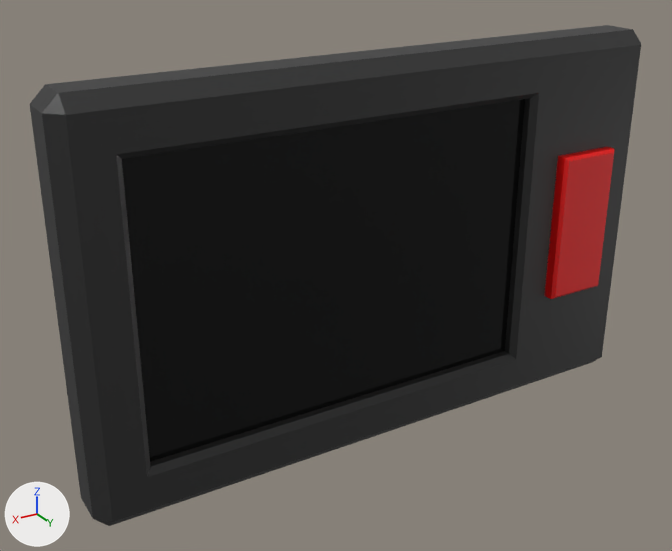
The FBX model Assets/Resources/Models/Items/Phone.fbx, before and after one commit.
Both versions are drawn from a 50 mm lens placed at (-9.447, 1.181, 1.914), pointed at (-10.224, -0.114, 1.267). The lights are fixed; the arrows at lower left show +X, +Y and +Z.

The first picture shows 'Phone'.
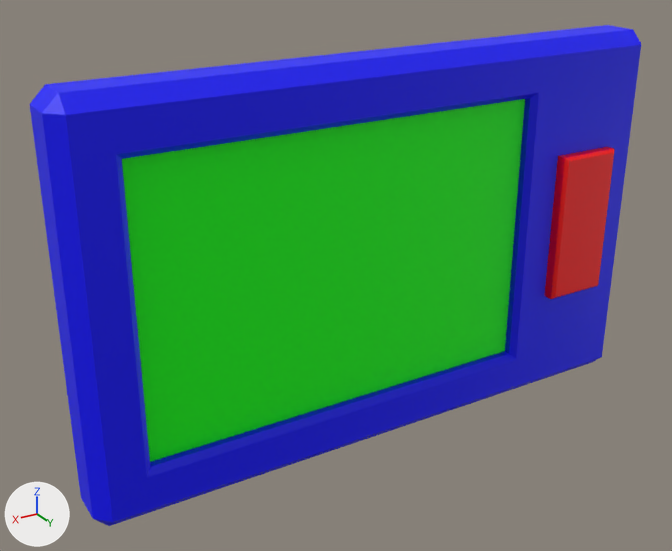
The newer file is also turned or shifted as a whole; pictures and numbers use the older file's frame.

Location of each change, [x1, y1, x2, y2] in pixels of the pictures (672 x 551 px):
part 1 of me_cube_001, recoloured (black to blue)
    both: [30, 25, 641, 526]
part 2 of me_cube_001, recoloured (black to green)
    both: [122, 99, 525, 462]
part 3 of me_cube_001, recoloured
    both: [545, 147, 614, 299]

The change in detail:
Material 'Green' (mat_green) is new.
Its base color is (0.0, 1.0, 0.0) (green #00ff00).
Material 'Blue' (mat_blue) is new.
Its base color is (0.0, 0.0, 1.0) (blue #0000ff).
Material 'Red' (mat_red) is new.
Its base color is (1.0, 0.0, 0.0) (red #ff0000).
Its roughness is 0.4.
me_cube_001 has 50 vertices, 51 faces and spans x -0.471..0.654, y -0.151..-0.015, z -0.331..0.374.
me_cube_001 is used by ob_phone; location (-10.393, 0.0, 1.276).
me_cube_001 part 1: all 41 faces that had it switch from mat_black_plastic (black #2a2a2a) to mat_blue (blue #0000ff).
me_cube_001 part 2: all 1 face that had it switch from mat_black_display (black #1f1f1f) to mat_green (green #00ff00).
me_cube_001 part 3: all 9 faces that had it switch from mat_red_plastic (red #e70300) to mat_red (red #ff0000).
